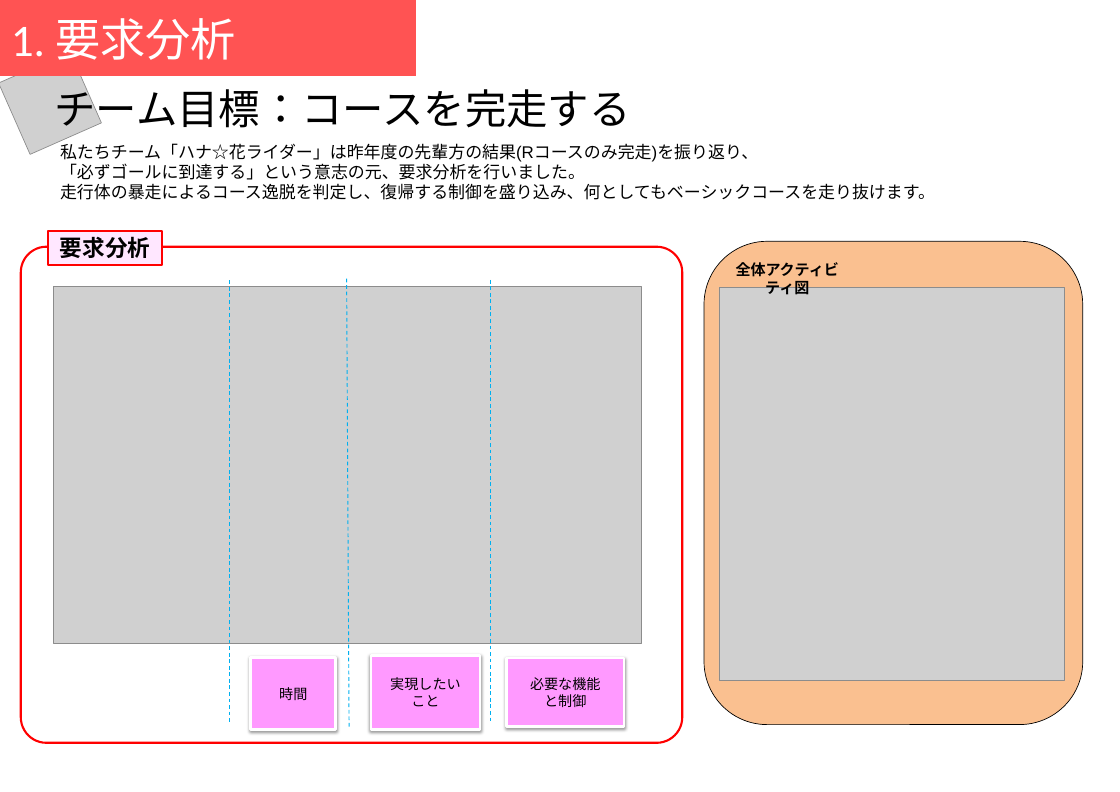
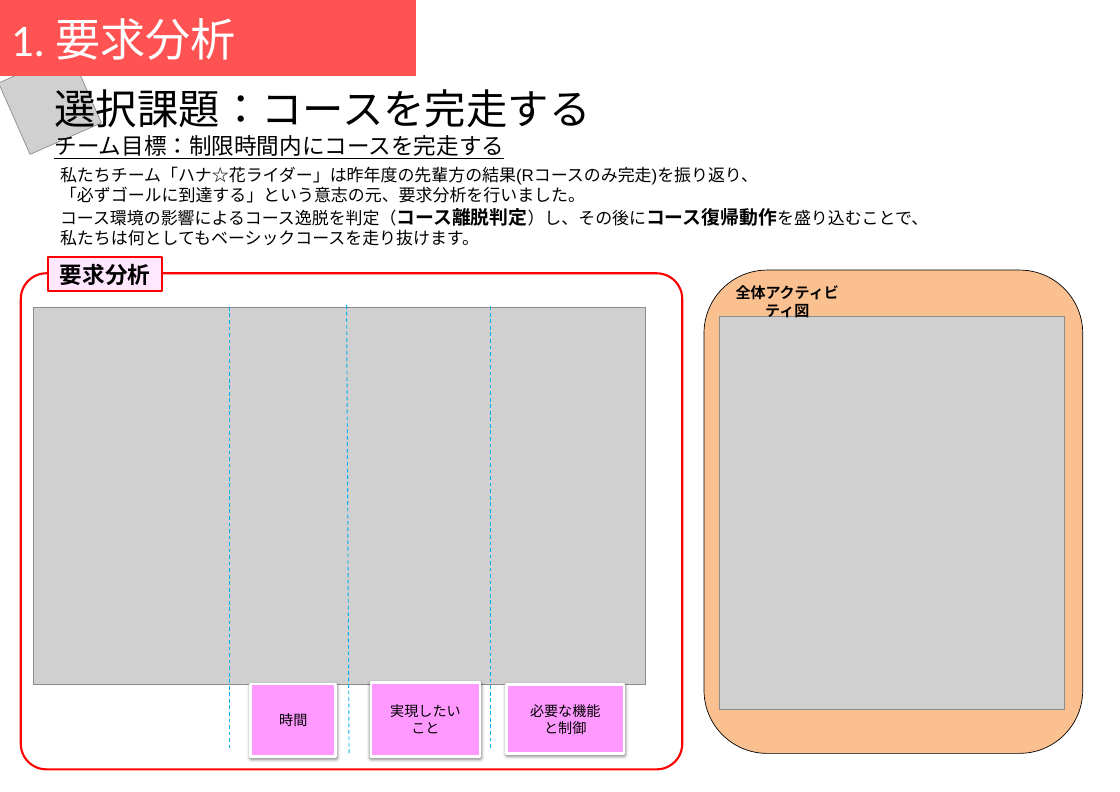
Before and after one commit to Yamacho9/MsBBProject, a slide deck: slide 1 of モデル提出用/モデル_馬場案.pptx. Drawn at 1120x792 pixels with LibreOffice and Linux fonts; fonts in the diff are those of the drawing; grey boxes stand for pictures. Boxes give left, top, right and bottom in pixels: in the first picture for what was removed or moved away, otherwise in the second. Text is boxed around its words. In the diff, an @@ line names an element or a change of style, - is before the commit and + after.

Commit message:
モデル（要求分析）と記述の統一をした（コース復帰動作とか）

```diff
--- a/モデル提出用/モデル_馬場案.pptx
+++ b/モデル提出用/モデル_馬場案.pptx
@@ text at (x1=54, y1=82, x2=590, y2=159): text changed; size 44 to 24 pt @@
-チーム目標：コースを完走する
+選択課題：コースを完走する
+チーム目標：制限時間内にコースを完走する
@@ text "私たちチーム「ハナ☆花ライダー」は昨年度の先輩方の結果(Rコースのみ完走)を振り返り、" moved from (x1=60, y1=140, x2=935, y2=200) to (x1=60, y1=166, x2=928, y2=246) @@
@@ text at (x1=60, y1=208, x2=928, y2=246): text changed @@
-走行体の暴走によるコース逸脱を判定し、復帰する制御を盛り込み、何としてもベーシックコースを走り抜けます。
+コース環境の影響によるコース逸脱を判定（コース離脱判定）し、その後にコース復帰動作を盛り込むことで、
+私たちは何としてもベーシックコースを走り抜けます。
@@ 1 picture, 1 line, 1 rounded rectangle moved together from (x1=347, y1=241, x2=1083, y2=729) to (x1=347, y1=270, x2=1083, y2=755) @@
@@ picture resized from (x1=54, y1=287, x2=642, y2=644) to (x1=33, y1=308, x2=646, y2=685) @@
@@ 4 rectangles, 2 lines, 1 text, 1 rounded rectangle moved together from (x1=21, y1=231, x2=839, y2=743) to (x1=21, y1=257, x2=839, y2=770) @@
```
Also in this commit, not shown: 3 other slides changed.
